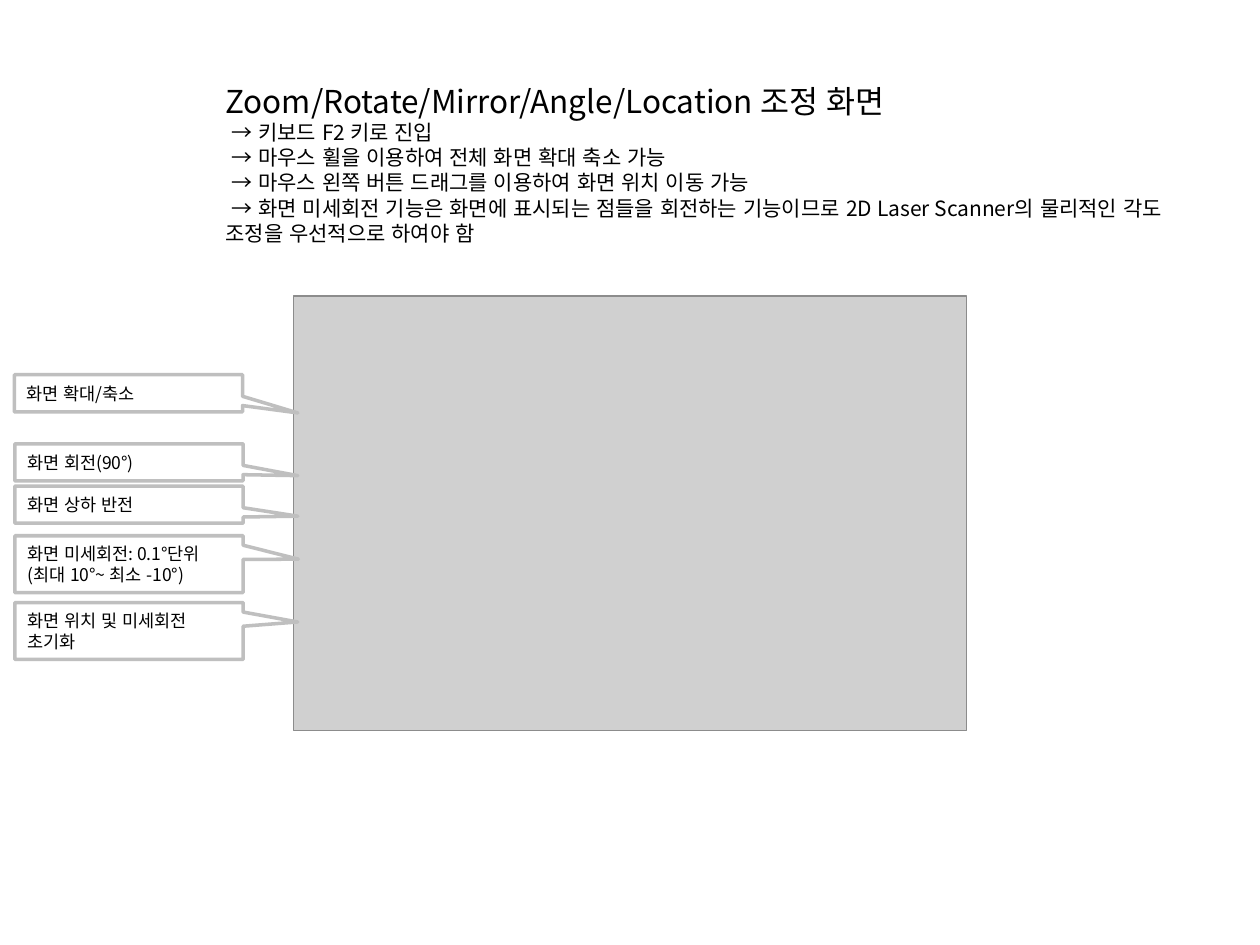
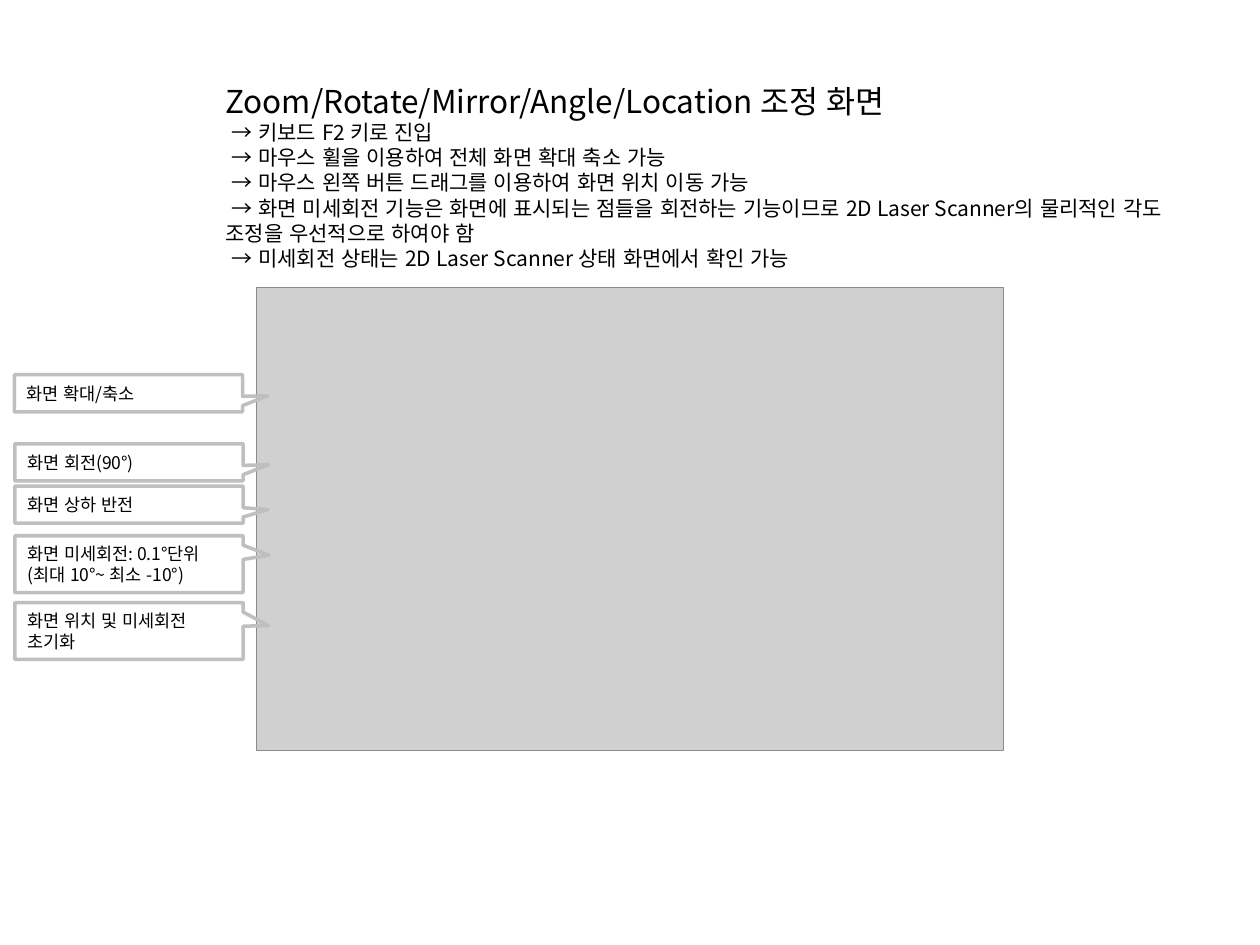
Before and after one commit to leesy24/AntiCollision_2D.application.windows32, a slide deck: slide 7 of 2D-AntiCollision Monitoring System.pptx (slide 4 before the commit). Drawn at 1260x945 pixels with LibreOffice and Linux fonts; fonts in the diff are those of the drawing; grey boxes stand for pictures. Boxes give left, top, right and bottom in pixels: in the first picture for what was removed or moved away, otherwise in the second. Text is boxed around its words. In the diff, an @@ line names an element or a change of style, - is before the commit and + after.

```diff
--- a/2D-AntiCollision Monitoring System.pptx
+++ b/2D-AntiCollision Monitoring System.pptx
@@ text at <box>258,248,790,268</box>: paragraph added @@
+→ 미세회전 상태는 2D Laser Scanner 상태 화면에서 확인 가능
@@ picture: place and size @@
-picture at <box>294,296,966,731</box>
+picture at <box>257,287,1004,750</box>
```
Also in this commit, not shown: 7 other slides changed, 2 slides added, 2 slides removed.
